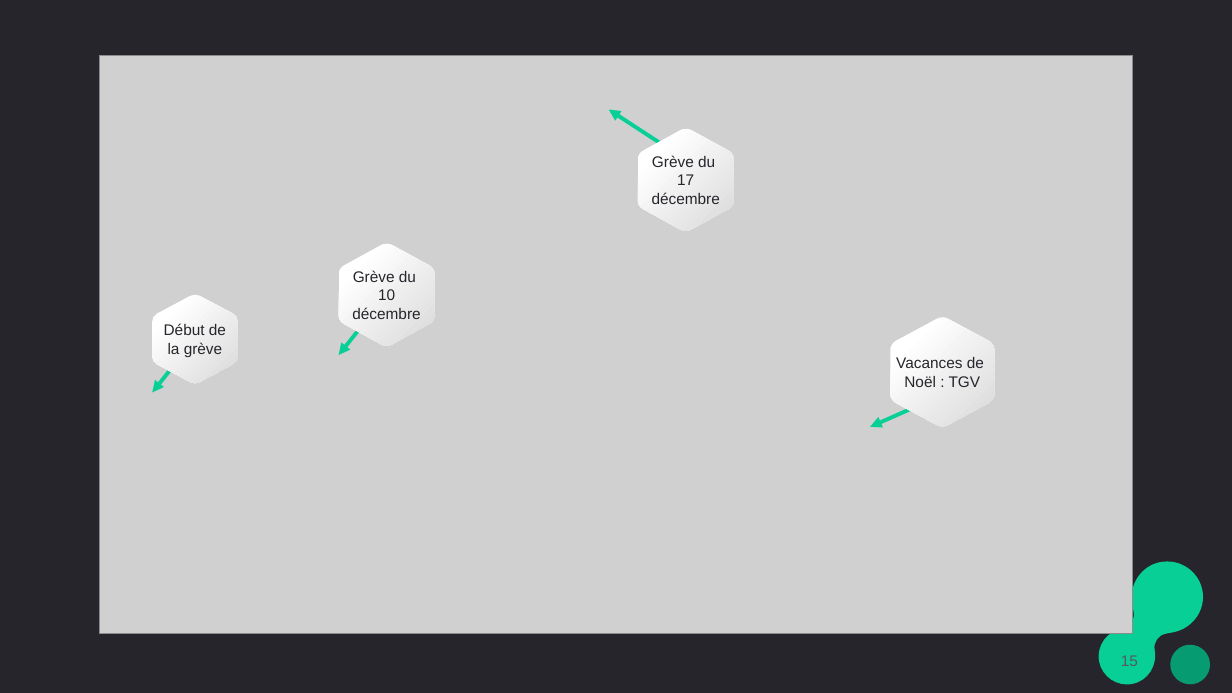
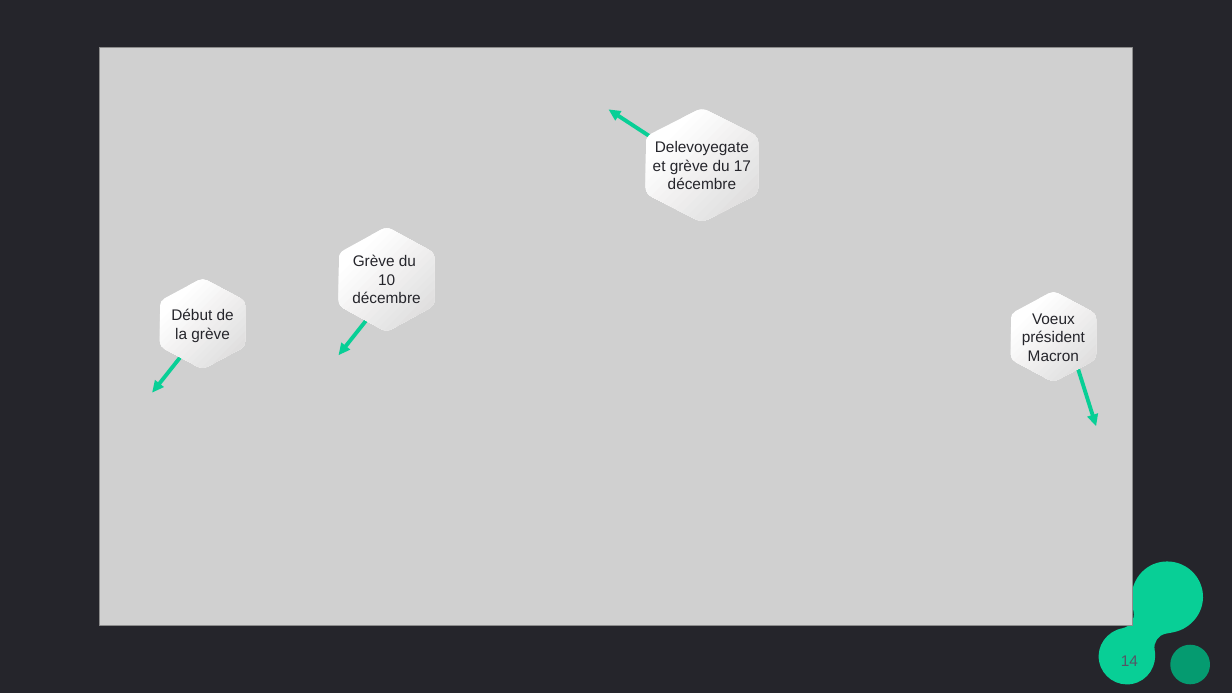
Before and after one commit to alinedebenath/ironhack-datalabs-dataparis0619-pt, a slide deck: slide 14 of final-project/NLP_marketing_ADebenath_2701.pptx (slide 15 before the commit). Drawn at 1232x693 pixels with LibreOffice and Linux fonts; fonts in the diff are those of the drawing; grey boxes stand for pictures. Boxes give left, top, right and bottom in pixels: in the first picture for what was removed or moved away, otherwise in the second. Text is boxed around its words. In the diff, an @@ line names an element or a change of style, - is before the commit and + after.

```diff
--- a/final-project/NLP_marketing_ADebenath_2701.pptx
+++ b/final-project/NLP_marketing_ADebenath_2701.pptx
@@ picture: place and size @@
-picture at (100,55,1133,633)
+picture at (100,48,1133,626)
@@ freeform shape "Delevoyegate et grève du 17 ...": place and size @@
-freeform shape "Delevoyegate et grève du 17 ..." at (638,128,734,231)
+freeform shape "Delevoyegate et grève du 17 ..." at (646,110,759,221)
@@ text in freeform shape at (653,141,751,189): text changed @@
-Grève du
-17 décembre
+Delevoyegate et grève du 17 décembre
@@ freeform shape "Grève du 10 décembre": place and size @@
-freeform shape "Grève du 10 décembre" at (339,244,435,347)
+freeform shape "Grève du 10 décembre" at (339,228,435,331)
@@ freeform shape "Début de la grève": place and size @@
-freeform shape "Début de la grève" at (152,295,238,384)
+freeform shape "Début de la grève" at (160,279,245,368)
@@ freeform shape added at (1011,292,1096,381), fill gradient #FFFFFF to #DAD9D9, 12 pt, text #25252B @@
+Voeux président Macron
@@ freeform shape removed at (891,318,995,427) @@
-Vacances de
-Noël : TGV
@@ arrow added from (1078, 368) to (1096, 426), #08CF96 3 pt @@
@@ arrow removed from (911, 409) to (871, 427) @@
@@ page number at (1121,655,1138,666): text changed; text colour #575765 to #555565 @@
-15
+14
```
Also in this commit, not shown: 10 other slides changed, 7 slides added, 6 slides removed, 1 other file.
